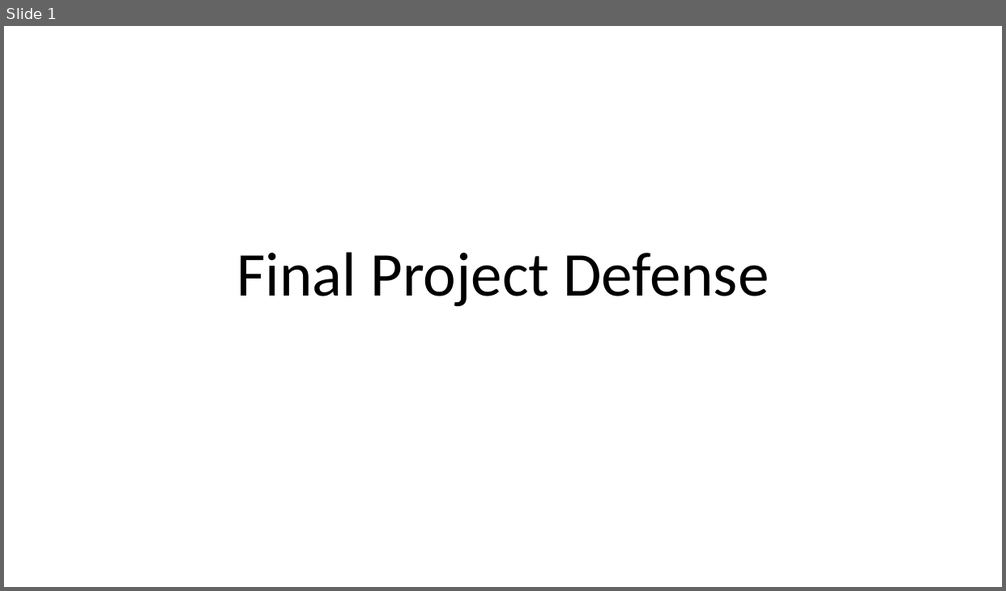
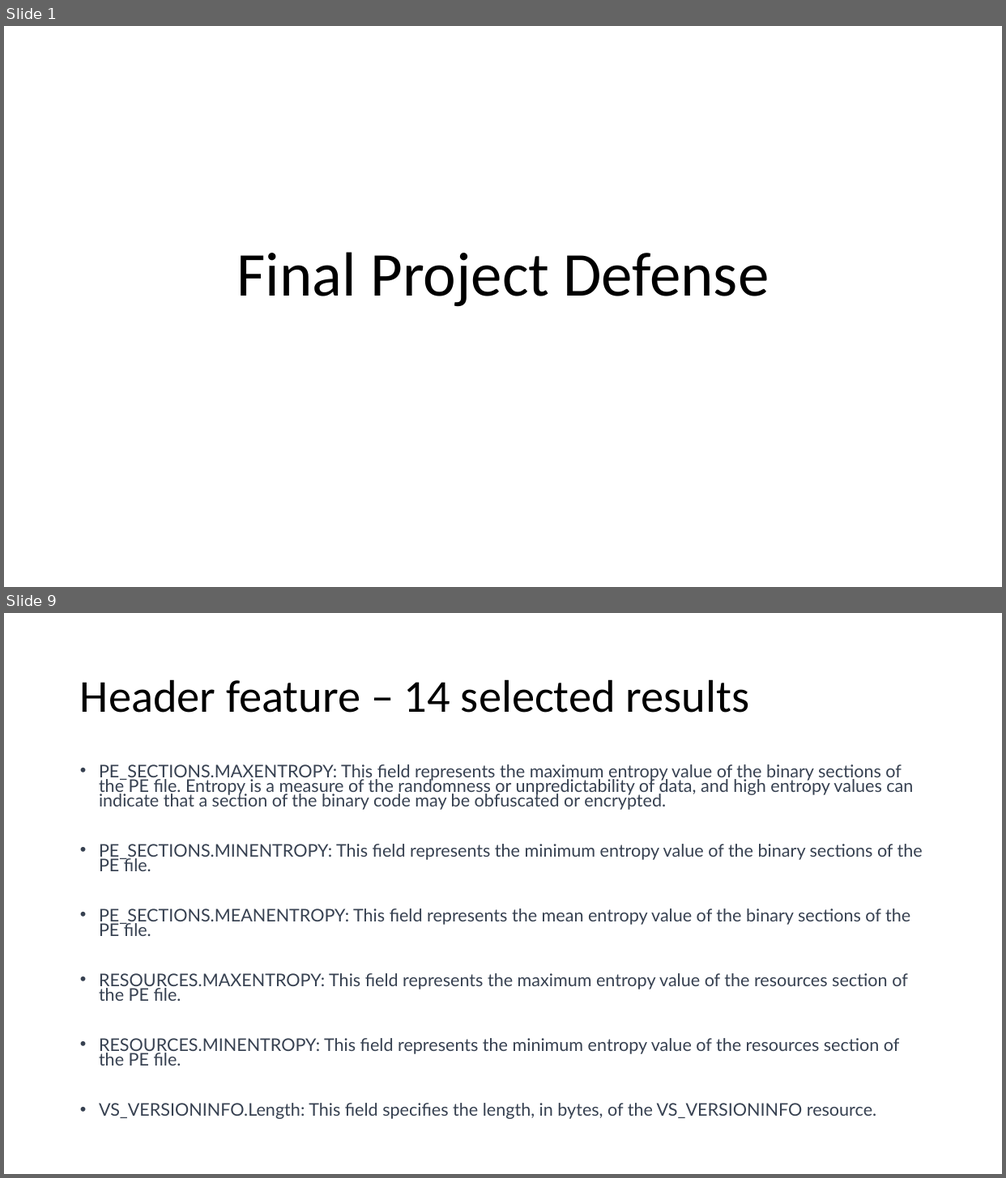
Before and after one commit to jgmuir/CSCE689_Team, a slide deck: defender/DefenderSlides.pptx. Shown one above the other, each under a label of ours: slide 1 before the commit, slides 1 and 9 after it; the slides between them are not shown. The pictures are 1006x591 and 1006x1178 pixels, drawn with LibreOffice and Linux fonts; fonts in the diff are those of the drawing. Boxes give left, top, right and bottom in pixels: in the first picture for what was removed or moved away, otherwise in the second. Text is boxed around its words. In the diff, an @@ line names an element or a change of style, - is before the commit and + after.

```diff
--- a/defender/DefenderSlides.pptx
+++ b/defender/DefenderSlides.pptx
@@ slide 9 added at (4, 613, 1002, 1174), background #FFFFFF @@
@@ title added at (80, 679, 750, 713), 44 pt, text #000000 @@
+Header feature – 14 selected results
@@ text added at (99, 764, 923, 1119), 16.8 pt, text #374151 @@
+• PE_SECTIONS.MAXENTROPY: This field represents the maximum entropy value of the binary sections of the PE file. Entropy is a measure of the randomness or unpredictability of data, and high entropy values can indicate that a section of the binary code may be obfuscated or encrypted.
+• PE_SECTIONS.MINENTROPY: This field represents the minimum entropy value of the binary sections of the PE file.
+• PE_SECTIONS.MEANENTROPY: This field represents the mean entropy value of the binary sections of the PE file.
+• RESOURCES.MAXENTROPY: This field represents the maximum entropy value of the resources section of the PE file.
+• RESOURCES.MINENTROPY: This field represents the minimum entropy value of the resources section of the PE file.
+• VS_VERSIONINFO.Length: This field specifies the length, in bytes, of the VS_VERSIONINFO resource.
```
Also in this commit, not shown: 2 slides changed, 11 other slides added, 31 slides removed, 1 other file.
